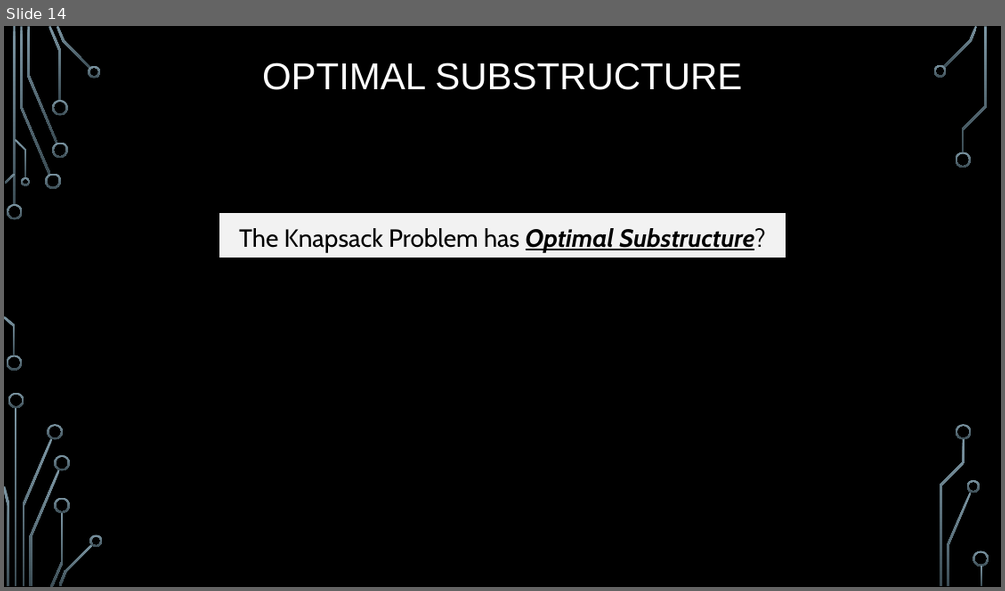
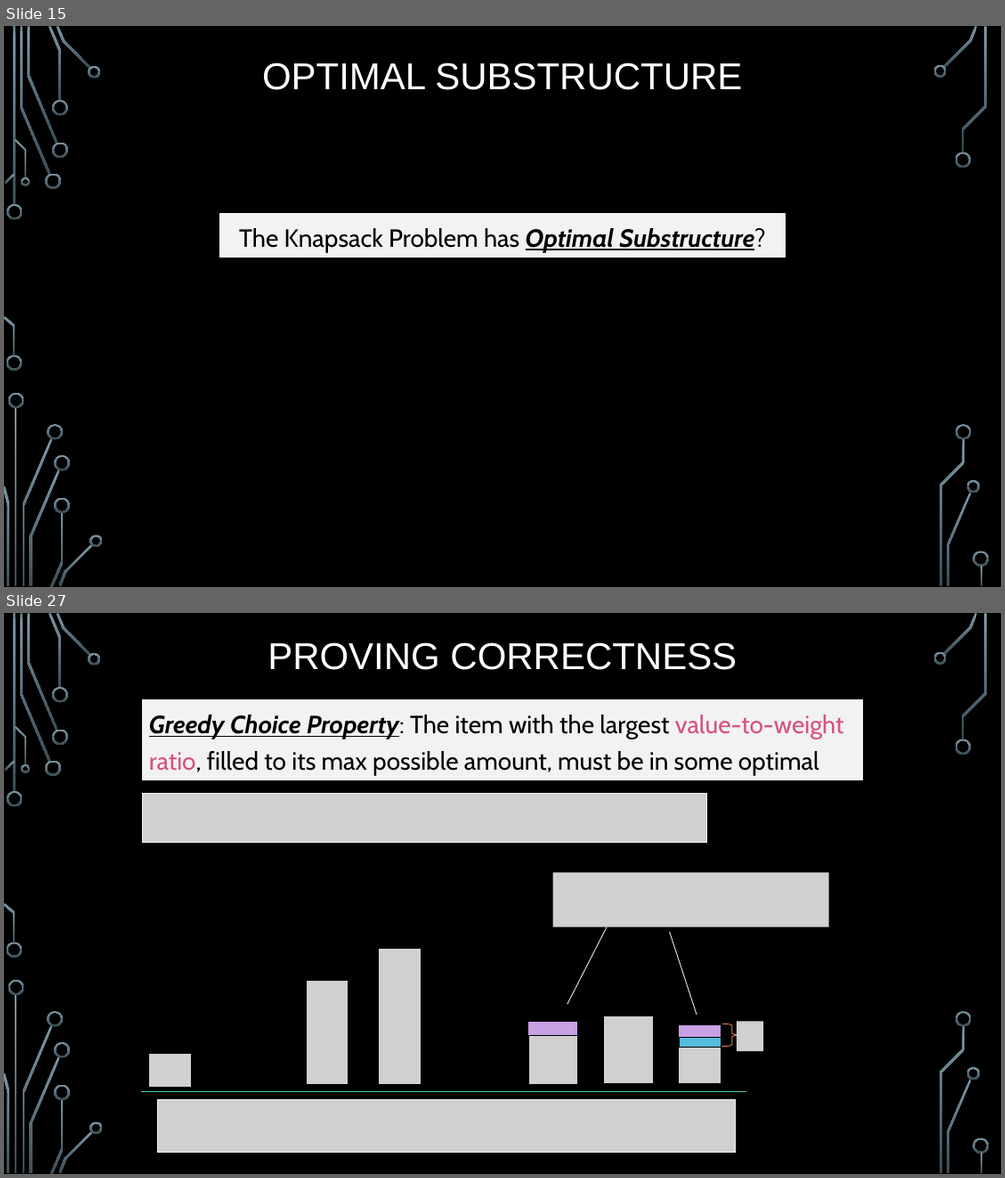
Before and after one commit to markfloryan/dsa2, a slide deck: slides/04-5-KnapsackGreedy.pptx. Shown one above the other, each under a label of ours: slide 14 before the commit, slides 15 and 27 after it; the slides between them are not shown. The pictures are 1005x591 and 1005x1178 pixels, drawn with LibreOffice and Linux fonts; fonts in the diff are those of the drawing; grey boxes stand for pictures; background and template pictures are left out. Boxes give left, top, right and bottom in pixels: in the first picture for what was removed or moved away, otherwise in the second. Text is boxed around its words. In the diff, an @@ line names an element or a change of style, - is before the commit and + after.

```diff
--- a/slides/04-5-KnapsackGreedy.pptx
+++ b/slides/04-5-KnapsackGreedy.pptx
@@ slide 27 added at (4,613,1001,1174), background picture (left out); not listed: 36 template elements that a slide beside it also shows @@
@@ text added at (267,642,736,670), 36 pt, text #FFFFFF @@
+PROVING CORRECTNESS
@@ rectangle added at (142,699,863,780), fill #F2F2F2, outline #000000 0.75 pt, 24 pt, text #000000 @@
+Greedy Choice Property: The item with the largest value-to-weight ratio, filled to its max possible amount, must be in some optimal solution.
@@ picture added at (142,794,707,844) @@
@@ picture added at (553,873,829,927) @@
@@ line added from (567, 1004) to (607, 927), #F2F2F2 0.75 pt @@
@@ line added from (696, 1014) to (670, 932), #F2F2F2 0.75 pt @@
@@ group added at (142,948,764,1152): 8 pictures, 3 rectangles, 1 line, 1 right brace @@
@@ what was slide 14 is now slide 15 @@
```
Also in this commit, not shown: 4 slides changed, 11 other slides added, 8 slides removed, 4 other files.
